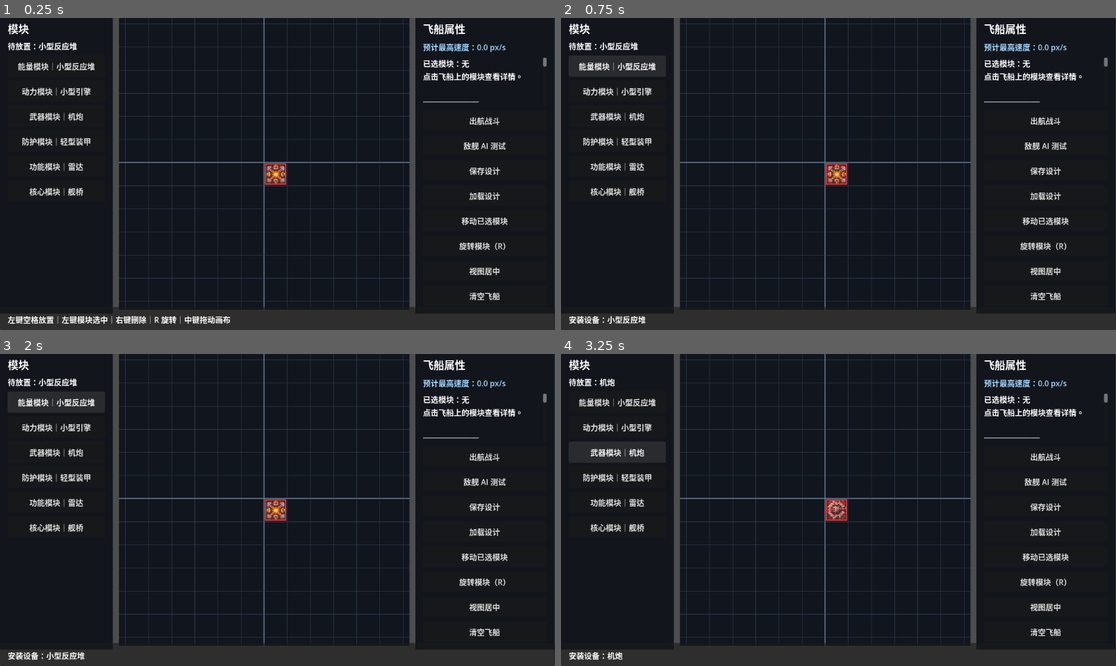
Above: before the commit, frames 1-4 (two rows, left to right).
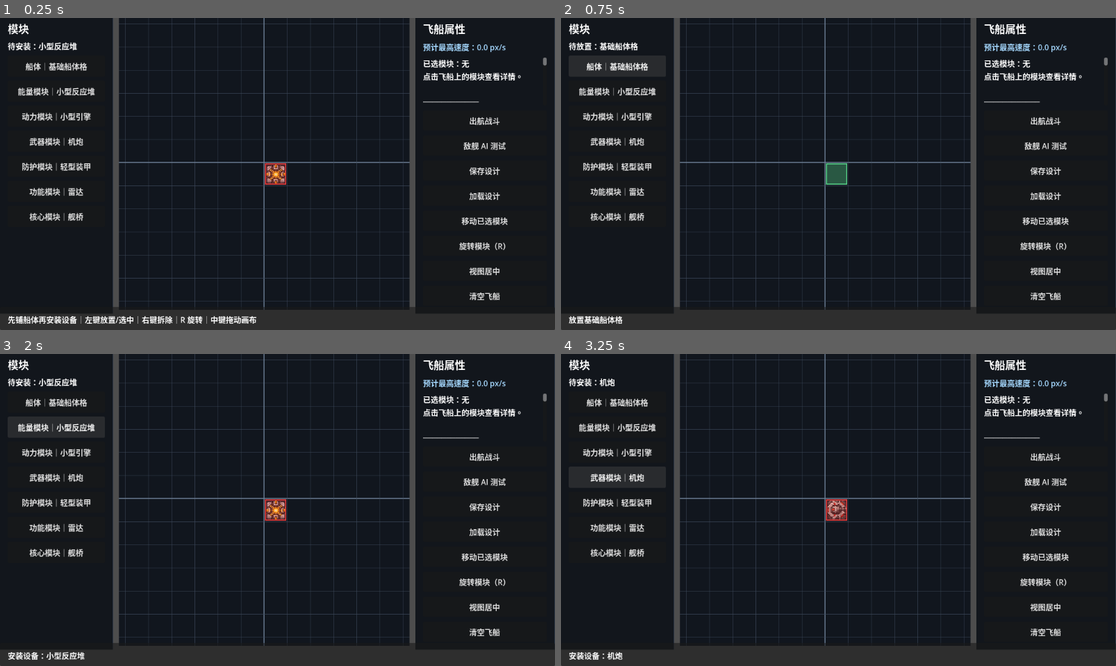
Above: after the commit, the same moments.

Repository: lqc19891229/AdvanceFour
Game: Godot game, scene res://game/ship/editor/ship_editor.tscn
Same seed, same stepped clock (60 frames per second), same inputs: the game is played once before the commit and once after it.
Inputs (mouse positions are in pixels of both pictures, inside the frame that each line leads up to):
- Up to frame 1 (0.25 s): no input
- Up to frame 2 (0.75 s): click (616, 64) at 0.5 s, where only the run after the commit has a clickable "船体｜基础船体格"
- Up to frame 3 (2 s): click "能量模块｜小型反应堆" at 1.25 s
- Up to frame 4 (3.25 s): click "动力模块｜小型引擎" at 2 s; click "武器模块｜机炮" at 2.75 s

The runs differ from the first frame. In frame 1, 2.3% of the frame differs, in the area x 1-99%, y 7-98%; in frame 2, 2.1%; in frame 3, 1.5%; in frame 4, 1.5%.

Commit message:
Present hull and equipment as separate editor layers

Diff:
--- a/game/ship/editor/ship_editor.gd
+++ b/game/ship/editor/ship_editor.gd
@@ -18,7 +18,7 @@
 	grid.status_message.connect(_show_status)
 	_refresh_selected_label()
 	_refresh_stats()
-	_show_status("左键空格放置｜左键模块选中｜右键删除｜R 旋转｜中键拖动画布")
+	_show_status("先铺船体再安装设备｜左键放置/选中｜右键拆除｜R 旋转｜中键拖动画布")
 	if get_tree().has_meta(&"restore_ship_design"):
 		get_tree().remove_meta(&"restore_ship_design")
 		if FileAccess.file_exists(SAVE_PATH):
@@ -27,6 +27,13 @@
 func _build_module_buttons() -> void:
 	for child in module_buttons.get_children():
 		child.queue_free()
+
+	var hull_button := Button.new()
+	hull_button.custom_minimum_size = Vector2(0, 44)
+	hull_button.text = "船体｜基础船体格"
+	hull_button.tooltip_text = "Hull Layout：每格独立 20 HP、质量 2。设备必须完整安装在船体格上。"
+	hull_button.pressed.connect(_select_hull)
+	module_buttons.add_child(hull_button)
 
 	for definition in grid.get_all_definitions():
 		var button := Button.new()
@@ -42,7 +49,6 @@
 	lines.append("尺寸：%d×%d" % [definition.size.x, definition.size.y])
 	lines.append("质量：%.1f" % definition.mass)
 	lines.append("耗能：%.1f" % definition.energy_cost)
-	lines.append("HP：%.1f" % definition.hp)
 
 	if definition is EnergyModuleDefinition:
 		lines.append("供能：%.1f" % (definition as EnergyModuleDefinition).energy_output)
@@ -111,11 +117,17 @@
 	grid.select_definition(id)
 	_refresh_selected_label()
 
+func _select_hull() -> void:
+	grid.select_hull()
+	_refresh_selected_label()
+
 func _refresh_selected_label() -> void:
-	if grid.selected_definition == null:
+	if grid.placing_hull:
+		selected_label.text = "待放置：基础船体格"
+	elif grid.selected_definition == null:
 		selected_label.text = "待放置：未选择"
 	else:
-		selected_label.text = "待放置：%s" % grid.selected_definition.display_name
+		selected_label.text = "待安装：%s" % grid.selected_definition.display_name
 
 func _on_selected_module_changed(_module: ShipModuleInstance) -> void:
 	_refresh_stats()
@@ -133,7 +145,6 @@
 	lines.append("尺寸：%d×%d" % [module.get_rotated_size().x, module.get_rotated_size().y])
 	lines.append("质量：%.1f" % definition.mass)
 	lines.append("耗能：%.1f" % definition.energy_cost)
-	lines.append("HP：%.1f" % definition.hp)
 
 	if definition is EnergyModuleDefinition:
 		lines.append("供能：%.1f" % (definition as EnergyModuleDefinition).energy_output)
@@ -154,7 +165,7 @@
 	elif definition is FunctionModuleDefinition:
 		lines.append("功能：暂无额外参数")
 	elif definition is CoreModuleDefinition:
-		lines.append("核心规则：被击毁时整船沉没")
+		lines.append("核心规则：承载核心的船体格全部损毁时整船沉没")
 
 	lines.append("")
 	lines.append("操作：移动已选模块 / R 旋转 / 右键删除")
@@ -165,13 +176,12 @@
 	var design_status := "可出航" if s.is_design_valid() else "不可出航：%s" % s.get_design_invalid_reason()
 	var speed_text := "—（供能不足）"
 	if s.is_energy_valid():
-		# Read the runtime scene's actual tuning instead of maintaining editor copies.
 		var runtime := RUNTIME_SCENE.instantiate() as ShipRuntime
 		var speed := runtime.estimate_design_top_speed(s)
 		runtime.free()
 		speed_text = "%.1f px/s" % speed
 	speed_label.text = "预计最高速度：%s" % speed_text
-	speed_label.tooltip_text = "完整耐久、供能充足时，最高速度 = 推重比 × speed_scale。\n战损或断电会降低有效推力，从而降低最高速度和加速度。"
+	speed_label.tooltip_text = "完整船体、供能充足时，最高速度 = 有效推重比 × speed_scale。\nHull 受损会降低对应设备效率。"
 
 	var selected_details := _build_installed_module_details(grid.selected_module)
 	stats_label.text = """%s
@@ -180,32 +190,43 @@
 
 飞船汇总
 
-模块数量：%d
+Hull 格：%d
+Hull HP：%.0f / %.0f
+Equipment：%d
 
 质量：%.1f
+  船体质量：%.1f
+  设备质量：%.1f
 
 能量：%.1f / %.1f
 动力：%.1f
 推重比：%.2f
 
 火力：%.1f
-防护：%.1f
+防御系统：%.1f
 
 核心：%s
-沉没判定：%s
+沉没判定：核心覆盖 Hull 全部损毁
 
 设计状态：%s
 
 结构规则：
-模块可分开放置；
-不要求相邻、连通或填满格子。
+Hull Layout 决定船体形状与局部 HP；
+Equipment 必须完整安装在 Hull 上；
+Equipment 不拥有独立 HP；
+Hull 受损会降低对应 Equipment 效率。
 
 能量规则：
 编辑时允许临时超额耗能；
 出航时总耗能必须 ≤ 总供能。""" % [
 		selected_details,
+		s.hull_cells.size(),
+		s.get_total_hull_hp(),
+		s.get_total_hull_max_hp(),
 		s.modules.size(),
 		s.get_mass(),
+		s.get_hull_mass(),
+		s.get_equipment_mass(),
 		s.get_energy_cost(),
 		s.get_energy_output(),
 		s.get_thrust(),
@@ -213,7 +234,6 @@
 		s.get_firepower(),
 		s.get_protection(),
 		"已安装" if s.has_core() else "未安装",
-		"核心被击毁 → 沉没" if s.has_core() else "需要核心模块",
 		design_status
 	]
 
